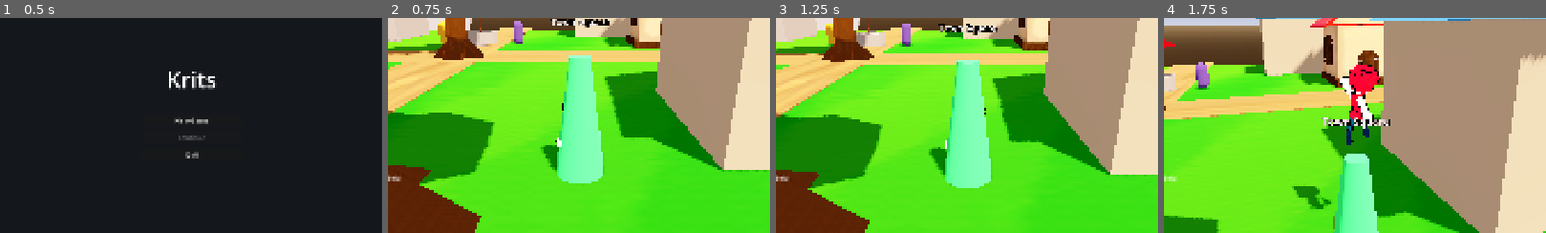
Above: before the commit, frames 1-4 (left to right).
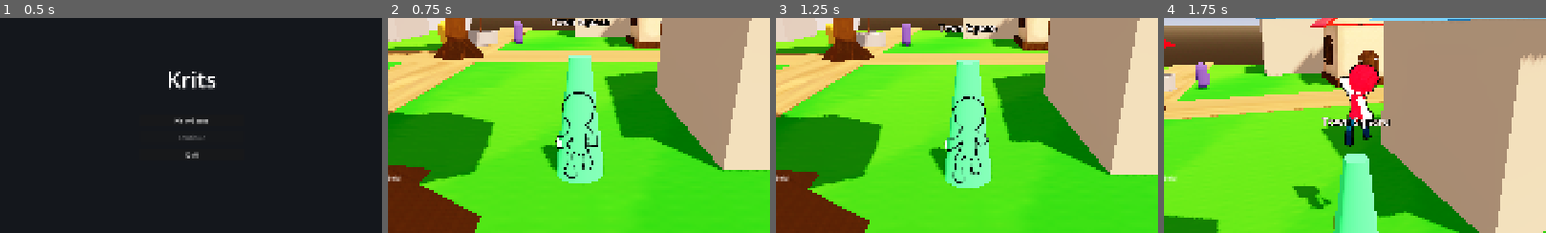
Above: after the commit, the same moments.

Repository: doggoanim/Krits
Game: Godot game, scene res://ui/main_menu.tscn
The game is run twice, just before and just after one commit, with the same random seed, the same clock (stepped at 60 frames per second) and the same inputs.
Inputs (mouse positions are % of the whole screen's width and height, from its top left):
- Up to frame 1 (0.5 s): no input
- Up to frame 2 (0.75 s): click "New Game" at 0.5 s
- Up to frame 3 (1.25 s): no input
- Up to frame 4 (1.75 s): tap Enter at 1.25 s; move the mouse to (55, 50) at 1.27 s; hold W (move_forward) from 1.28 s (still down); hold Ctrl (crouch_pound) from 1.28 s (still down); click (55, 50) at 1.42 s; tap Space (jump) at 1.52 s
The pictures show only the part of the screen within x 25-75%, y 28-78%; the shares and areas given below are measured in that part.

Frame 1 is identical in both runs. In frame 2, 0.6% of the frame differs, in the area x 43-55%, y 34-75%; in frame 3, 0.6%; in frame 4, 0.5%.

Commit message:
Replace per-mesh inverted-hull outline with one shared screen-space outline
Each rigged character is ~11 separate skinned MeshInstance3Ds (torso,
each limb, hair, head, ...). CelOutline gave every one of them its own
independently grown inverted-hull outline, so two parts that only just
touch (shoulder/torso, waist/legs) could each poke a hull slightly past
the other's real surface right at the seam - a stray interior line
instead of the single outer silhouette a toon character should read as.

New OutlineSystem (core/) instead: a mesh opts in by adding a shared
render layer bit via OutlineSystem.mark() (ModelUtil.apply_cel_shading()
now takes an outline_hook callable to do this per mesh instead of
building outline geometry itself). A second camera, synced to the real
gameplay camera every frame and seeing only that layer, renders just
the outlined characters into a transparent SubViewport - alpha only
ever answers "is anything here", never "which of 11 meshes", so no seam
survives into the silhouette. outline_overlay.gdshader dilates that
silhouette's alpha by a constant pixel width and keeps only the ring
where the dilation is stronger than the pixel's own alpha: the outer
edge, composited back over the scene as a transparent overlay. Being
screen-space, outline width is now a constant pixel thickness rather
than a world-space grow amount that read thicker up close.

PortraitViewport keeps the old CelOutline technique unchanged - it
renders into its own fully separate World3D, which the shared
OutlineSystem (bound to the main World3D) can't see into anyway, and a
fixed-distance bust shot makes the seam artifact far less visible there.

Co-Authored-By: Claude Sonnet 5 <noreply@anthropic.com>
Claude-Session: https://claude.ai/code/session_01TYpdm1jACUqsWG6yyTxbgm

Diff:
--- a/combat/enemy_visual.gd
+++ b/combat/enemy_visual.gd
@@ -5,8 +5,6 @@
 ## Mirrors PlayerVisual's approach via the shared ModelUtil — auto-scaled to
 ## a target height, cel-shaded, outlined — so an animated enemy reads as
 ## part of the same cast as the player, not a different art style bolted on.
-
-const OUTLINE_THICKNESS_RATIO := 0.015   ## black inverted-hull outline, as a fraction of the model's height
 
 var _anim: AnimationPlayer
 var _model: Node3D
@@ -34,9 +32,8 @@
 	add_child(_model)
 	_model.rotation.y = data.model_facing_offset
 	_anim = _model.find_child("AnimationPlayer", true, false) as AnimationPlayer
-	var fit_box := ModelUtil.fit_height(_model, data.model_height)
-	var height := fit_box.size.y if fit_box.size.y > 0.001 else data.model_height
-	ModelUtil.apply_cel_shading(_model, height * OUTLINE_THICKNESS_RATIO, Color.BLACK, _materials)
+	ModelUtil.fit_height(_model, data.model_height)
+	ModelUtil.apply_cel_shading(_model, _materials, {}, Callable(OutlineSystem, &"mark"))
 	for m in _materials:
 		_base_colors[m] = ModelUtil.get_tint(m)
 	if _anim:
--- a/core/model_util.gd
+++ b/core/model_util.gd
@@ -6,8 +6,9 @@
 ## target height regardless of export units, cel-shaded (shading/toon.gdshader
 ## — banded lighting *and* a hard-edged shadow, not just the built-in
 ## DIFFUSE_TOON render mode, which bands the lighting but leaves the shadow
-## itself soft — see that shader's own header comment for why), and outlined
-## — one place to change if that look ever changes.
+## itself soft — see that shader's own header comment for why). Outlining
+## itself is a separate, optional step (see apply_cel_shading's outline_hook
+## param and OutlineSystem) so it can vary independently of shading.
 
 const CEL_SHADER := preload("res://shading/toon.gdshader")
 
@@ -63,12 +64,11 @@
 	return [box, has_box]
 
 ## Sets every mesh surface under `model` to the game's shared cel-shaded look
-## (shading/toon.gdshader — see CEL_SHADER above) and gives it a black
-## inverted-hull outline `outline_thickness` thick (see CelOutline). Appends
-## every new ShaderMaterial to `out_materials` if given, so a caller
-## (flash-on-hit, slime tinting, ...) can modify them later without
-## re-walking the tree — use get_tint()/set_tint() below rather than poking
-## the shader parameter directly, so callers don't need to know its name.
+## (shading/toon.gdshader — see CEL_SHADER above). Appends every new
+## ShaderMaterial to `out_materials` if given, so a caller (flash-on-hit,
+## slime tinting, ...) can modify them later without re-walking the tree —
+## use get_tint()/set_tint() below rather than poking the shader parameter
+## directly, so callers don't need to know its name.
 ##
 ## Any surface whose source material name starts with "Face" (case-insensitive
 ## — the krits.glb convention is a single flat face material per head mesh,
@@ -79,13 +79,21 @@
 ## (PlayerVisual.set_expression) use this instead of hunting for "the face"
 ## by node path or surface index — see set_albedo_texture() below for how to
 ## actually retexture one once found.
-static func apply_cel_shading(model: Node3D, outline_thickness: float,
-		outline_color := Color.BLACK, out_materials: Array = [],
-		out_face_materials: Dictionary = {}) -> void:
-	_shade_recursive(model, outline_thickness, outline_color, out_materials, out_face_materials)
+##
+## Outlining is a separate concern on purpose (see OutlineSystem) — shading
+## only decides what a surface looks like, not whether it gets an outline,
+## so the two can vary independently (PortraitViewport still wants its own
+## isolated per-mesh outline; PlayerVisual/EnemyVisual want the shared
+## screen-space one). Pass `outline_hook` to get a callback per
+## MeshInstance3D right after its material is set up — typically
+## `Callable(OutlineSystem, &"mark")` — or leave it empty for no outline at
+## all.
+static func apply_cel_shading(model: Node3D, out_materials: Array = [],
+		out_face_materials: Dictionary = {}, outline_hook := Callable()) -> void:
+	_shade_recursive(model, out_materials, out_face_materials, outline_hook)
 
-static func _shade_recursive(n: Node, outline_thickness: float, outline_color: Color,
-		out_materials: Array, out_face_materials: Dictionary) -> void:
+static func _shade_recursive(n: Node, out_materials: Array, out_face_materials: Dictionary,
+		outline_hook: Callable) -> void:
 	if n is MeshInstance3D:
 		var mi := n as MeshInstance3D
 		for i in mi.mesh.get_surface_count() if mi.mesh else 0:
@@ -133,10 +141,10 @@
 				out_materials.append(cel)
 				if base.resource_name.to_lower().begins_with("face"):
 					out_face_materials[base.resource_name] = cel
-		if outline_thickness > 0.0:
-			CelOutline.apply(mi, outline_thickness, outline_color)
+		if outline_hook.is_valid():
+			outline_hook.call(mi)
 	for c in n.get_children():
-		_shade_recursive(c, outline_thickness, outline_color, out_materials, out_face_materials)
+		_shade_recursive(c, out_materials, out_face_materials, outline_hook)
 
 ## Thin wrappers around the cel material's tint parameter, so flash-on-hit,
 ## slime tinting etc. don't need to know shading/toon.gdshader's parameter
--- /dev/null
+++ b/core/outline_system.gd
@@ -0,0 +1,109 @@
+class_name OutlineSystem
+extends Node
+## Draws one black outline around the OUTER silhouette of every character
+## marked for it — instead of CelOutline's old per-mesh inverted-hull trick,
+## which gave each of a rigged character's ~11 separate skinned
+## MeshInstance3Ds (torso, each limb, hair, head, ...) its own independently
+## grown hull. Those hulls had no idea the others existed, so two parts that
+## only just touch (shoulder/torso, waist/legs) could each poke a hull
+## slightly past the other's real surface right at the seam — a stray
+## interior outline line, not the clean single silhouette a toon character
+## is supposed to read as.
+##
+## How this one avoids that entirely: a mesh opts in with mark() below,
+## which just adds OUTLINE_LAYER_MASK to its render layers alongside
+## whatever it already had — still rendered normally by the main camera,
+## nothing changes there. A *second* camera (`_cam`, below), sharing the
+## same World3D but seeing *only* that layer, is kept in perfect sync with
+## the real gameplay camera every frame (transform/fov/near/far) and renders
+## into a private, transparent-background SubViewport. That capture has
+## nothing in it but the marked meshes, silhouetted against full
+## transparency — alpha only ever answers "is anything here", never "which
+## of 11 meshes", so there is no seam for an artifact to come from.
+## outline_overlay.gdshader then dilates that silhouette's alpha by
+## `outline_width_px` and keeps only the ring where the dilated value is
+## higher than the pixel's own — the outer edge, and only the outer edge —
+## composited back over the real scene as a transparent CanvasLayer overlay.
+## Being screen-space, the ring is a constant pixel width regardless of the
+## character's distance from the camera, rather than the old technique's
+## world-space grow amount reading thicker up close and thinner far away.
+##
+## Usage: Main creates exactly one of these for the whole game and calls
+## follow() once with whatever the active gameplay camera is (see main.gd).
+## Every character that wants outlining calls the static mark() on each of
+## its MeshInstance3Ds once, right after setting up its material — ModelUtil
+## does this for any rigged model via the outline_hook param of
+## apply_cel_shading(). A model that should NOT be outlined (a cutscene
+## prop, say) just never calls mark() — nothing else to opt out of.
+
+const OUTLINE_LAYER_BIT := 1   ## 0-indexed render layer bit -> VisualInstance3D.layers value 2
+const OUTLINE_LAYER_MASK := 1 << OUTLINE_LAYER_BIT
+
+@export var outline_width_px := 3.0
+@export var outline_color := Color.BLACK
+
+var _viewport: SubViewport
+var _cam: Camera3D
+var _overlay_material: ShaderMaterial
+var _source_cam: Camera3D   ## whatever camera follow() last pointed this at
+
+## Adds this mesh to the outline pass without touching its normal
+## visibility/layer 1 membership — `layers` is a bitmask, so a mesh can be
+## seen by both the main camera and this system's camera at once.
+static func mark(mi: VisualInstance3D) -> void:
+	mi.layers |= OUTLINE_LAYER_MASK
+
+func _ready() -> void:
+	_viewport = SubViewport.new()
+	_viewport.transparent_bg = true
+	_viewport.render_target_update_mode = SubViewport.UPDATE_ALWAYS
+	# own_world_3d deliberately left false (the default): this has to see the
+	# exact same World3D as the main camera — the same characters, mid
+	# whatever pose they're actually in — not a separate copy of the scene.
+	add_child(_viewport)
+
+	_cam = Camera3D.new()
+	_cam.cull_mask = OUTLINE_LAYER_MASK
+	_cam.current = true
+	_viewport.add_child(_cam)
+
+	var canvas := CanvasLayer.new()
+	canvas.layer = -10   # CanvasLayers always draw above the 3D scene regardless of this value; this just keeps it below the HUD/menus (their CanvasLayers default to layer 1)
+	add_child(canvas)
+
+	var overlay := ColorRect.new()
+	overlay.set_anchors_preset(Control.PRESET_FULL_RECT)
+	overlay.mouse_filter = Control.MOUSE_FILTER_IGNORE
+	_overlay_material = ShaderMaterial.new()
+	_overlay_material.shader = preload("res://shading/outline_overlay.gdshader")
+	_overlay_material.set_shader_parameter(&"silhouette", _viewport.get_texture())
+	overlay.material = _overlay_material
+	canvas.add_child(overlay)
+
+	get_viewport().size_changed.connect(_resize)
+	_resize()
+	_apply_style()
+
+func _resize() -> void:
+	_viewport.size = get_viewport().get_visible_rect().size
+
+func _apply_style() -> void:
+	_overlay_material.set_shader_parameter(&"outline_color", outline_color)
+	_overlay_material.set_shader_parameter(&"width_px", outline_width_px)
+
+## Points this system's private camera at whatever the game's real active
+## camera is — call once the gameplay camera exists (see main.gd), and again
+## if the active camera ever changes (e.g. a cutscene camera taking over).
+func follow(camera: Camera3D) -> void:
+	_source_cam = camera
+
+func _process(_delta: float) -> void:
+	if _source_cam == null:
+		return
+	_cam.global_transform = _source_cam.global_transform
+	_cam.fov = _source_cam.fov
+	_cam.near = _source_cam.near
+	_cam.far = _source_cam.far
+	_cam.projection = _source_cam.projection
+	_cam.h_offset = _source_cam.h_offset
+	_cam.v_offset = _source_cam.v_offset
--- a/main.gd
+++ b/main.gd
@@ -33,6 +33,13 @@
 	add_child(cam)
 	cam.target = player
 	player.camera_rig = cam
+
+	# One shared outline pass for every character (see OutlineSystem) — has
+	# to follow whichever camera is actually live, so it has to exist after
+	# CameraRig does.
+	var outlines := OutlineSystem.new()
+	add_child(outlines)
+	outlines.follow(cam.get_camera())
 
 	encounters = EncounterManager.new()
 	add_child(encounters)
--- a/player/player_visual.gd
+++ b/player/player_visual.gd
@@ -83,9 +83,11 @@
 const SLIME_TINT_COLOR := Color(0x5A / 255.0, 0x8B / 255.0, 0x2F / 255.0)
 const SLIME_TINT_STRENGTH := 0.6
 
+## Whether this character gets the shared outline (see OutlineSystem) at
+## all — its thickness/color are OutlineSystem-wide settings now, not
+## per-character, since it's one screen-space pass shared by everything
+## that opts in, not a per-mesh effect like the old CelOutline technique.
 @export var outline_enabled := true
-@export var outline_thickness_ratio := 0.011   ## outline thickness, as a fraction of the character's height
-@export var outline_color := Color.BLACK
 
 ## Squash & stretch pops. All code-driven (scale the whole model, not the
 ## skeleton), independent of whatever animation clip is playing, so they
@@ -117,12 +119,11 @@
 	add_child(_model)
 	_model.rotation.y = MODEL_FACING_OFFSET
 	_anim = _model.find_child("AnimationPlayer", true, false) as AnimationPlayer
-	var fit_box := ModelUtil.fit_height(_model, Player.STAND_HEIGHT)
+	ModelUtil.fit_height(_model, Player.STAND_HEIGHT)
 	_base_scale = _model.scale.x
-	var height := fit_box.size.y if fit_box.size.y > 0.001 else Player.STAND_HEIGHT
 	var face_materials: Dictionary = {}
-	ModelUtil.apply_cel_shading(_model, height * outline_thickness_ratio if outline_enabled else 0.0,
-			outline_color, _materials, face_materials)
+	var outline_hook := Callable(OutlineSystem, &"mark") if outline_enabled else Callable()
+	ModelUtil.apply_cel_shading(_model, _materials, face_materials, outline_hook)
 	_face_material = face_materials.values()[0] if not face_materials.is_empty() else null
 	for m in _materials:
 		_base_colors[m] = ModelUtil.get_tint(m)
--- a/project.godot
+++ b/project.godot
@@ -37,6 +37,8 @@
 
 [layer_names]
 
+3d_render/layer_2="character_outline"
+
 3d_physics/layer_1="world"
 3d_physics/layer_2="player"
 3d_physics/layer_3="enemy"
--- /dev/null
+++ b/shading/outline_overlay.gdshader
@@ -0,0 +1,38 @@
+shader_type canvas_item;
+// Turns OutlineSystem's isolated character-silhouette render into a ring
+// right outside it: the outer edge of the WHOLE character, not a seam line
+// between every one of its separate body-part meshes (see OutlineSystem's
+// own header for why the old per-mesh inverted-hull technique couldn't do
+// that). `silhouette` contains nothing but the outlined characters against
+// full transparency, so this only needs to look at alpha, never color or
+// depth — two touching/overlapping parts just read as one unbroken opaque
+// blob here, so there's nothing for a seam artifact to come from.
+//
+// Technique: approximate a circular dilation of the silhouette's alpha by
+// sampling a small fixed ring of points (two radii x 8 directions, plus the
+// center) out to `width_px` pixels, keeping the strongest hit. Wherever that
+// dilated value is higher than the pixel's own alpha, something opaque is
+// within range but this exact pixel isn't part of it — that's the outline
+// ring, and only that ring is drawn; the character's real pixels (already
+// visible from the main 3D camera underneath this overlay) are left fully
+// transparent here so this never doubles up on top of them.
+
+uniform sampler2D silhouette : hint_default_transparent;
+uniform vec4 outline_color : source_color = vec4(0.0, 0.0, 0.0, 1.0);
+uniform float width_px : hint_range(0.5, 16.0) = 3.0;
+
+void fragment() {
+	vec2 texel_size = 1.0 / vec2(textureSize(silhouette, 0));
+	float center_alpha = texture(silhouette, UV).a;
+
+	float dilated = center_alpha;
+	for (int i = 0; i < 8; i++) {
+		float angle = float(i) * (TAU / 8.0);
+		vec2 dir = vec2(cos(angle), sin(angle));
+		dilated = max(dilated, texture(silhouette, UV + dir * width_px * texel_size).a);
+		dilated = max(dilated, texture(silhouette, UV + dir * width_px * 0.5 * texel_size).a);
+	}
+
+	float ring = clamp(dilated - center_alpha, 0.0, 1.0);
+	COLOR = vec4(outline_color.rgb, ring * outline_color.a);
+}
--- a/ui/widgets/portrait_viewport.gd
+++ b/ui/widgets/portrait_viewport.gd
@@ -15,7 +15,7 @@
 const RENDER_SIZE := 256                ## SubViewport resolution, independent of the Control's size
 const CAMERA_DISTANCE := 0.9
 const CAMERA_HEIGHT_FRAC := 0.62         ## fraction up the model's height the camera frames (a bust shot)
-const OUTLINE_THICKNESS_RATIO := 0.011   ## matches PlayerVisual's default
+const OUTLINE_THICKNESS_RATIO := 0.011   ## this viewport's own CelOutline thickness — see apply_cel_shading() call below for why it still uses that technique instead of the shared OutlineSystem
 const PORTRAIT_TURN := 0.32   ## extra yaw (rad) so the portrait isn't a flat mirror-facing
                                ## shot — turns the character slightly left; flip the sign
                                ## if it reads as turning right instead
@@ -99,7 +99,15 @@
 	# model's actual post-scale height, i.e. Player.STAND_HEIGHT itself.
 	var fit_box := ModelUtil.fit_height(_model, Player.STAND_HEIGHT)
 	var pre_scale_height := fit_box.size.y if fit_box.size.y > 0.001 else Player.STAND_HEIGHT
-	ModelUtil.apply_cel_shading(_model, pre_scale_height * OUTLINE_THICKNESS_RATIO, Color.BLACK)
+	# Deliberately still CelOutline's old per-mesh technique here, not
+	# OutlineSystem: this viewport renders into its own fully separate
+	# World3D (own_world_3d = true, above), so OutlineSystem's shared
+	# screen-space pass — which only ever sees the MAIN World3D — has
+	# nothing to render here regardless of layer bits. A bust shot at a
+	# fixed close distance also makes the per-mesh seam artifact OutlineSystem
+	# exists to avoid far less noticeable anyway.
+	ModelUtil.apply_cel_shading(_model, [], {},
+			func(mi: MeshInstance3D): CelOutline.apply(mi, pre_scale_height * OUTLINE_THICKNESS_RATIO, Color.BLACK))
 
 	if _anim != null and _anim.has_animation(PlayerVisual.ANIM_IDLE):
 		_anim.get_animation(PlayerVisual.ANIM_IDLE).loop_mode = Animation.LOOP_LINEAR
Not shown, changed: README.md
